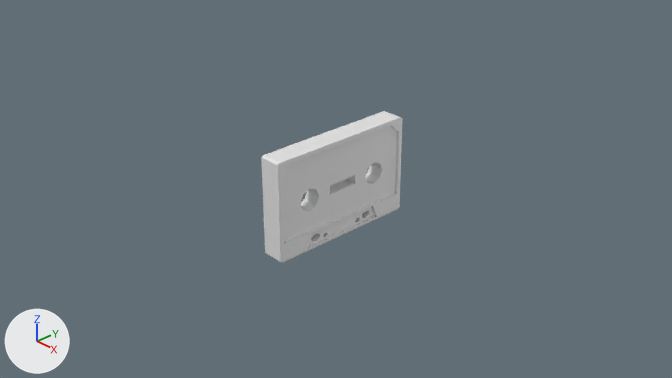
An edit to the Blender file Assets/Models/blend/kasette.blend, drawn before and after from the same camera.
Camera for both pictures: the file's camera 'Camera'. Arrows for +X, +Y and +Z are at lower left; the lights stay in place.

The scene before the commit, as lines of its bpy script (objects in view):
```python
mat_material = principled_material('Material')
mat_material.base_color = (0.8, 0.8, 0.8)  # white #e7e7e7
mat_material.roughness = 0.4
me_cube = bpy.data.meshes.new('Cube')
me_cube.from_pydata(...)  # 594 vertices, 608 faces; spans x -1.0..1.0, y -1.0..1.0, z -1.0..1.0
me_cube.materials.append(mat_material)  # white #e7e7e7
ob_cube = bpy.data.objects.new('Cube', me_cube)
ob_cube.location = (0.0, 0.0, 0.0)
ob_cube.scale = (0.147, 1.0, 0.638)
```
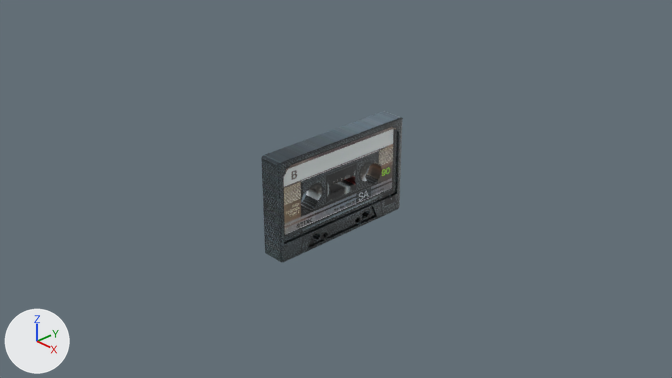
Changed parts and their boxes [x1, y1, x2, y2] in the pictures (672 x 378 px):
'Cube', surface changed
    both: [261, 111, 403, 262]

Diff of the bpy script that builds the scene:
```diff
--- a/Assets/Models/blend/kasette.blend.py
+++ b/Assets/Models/blend/kasette.blend.py
@@ img_cassette_png @@
+img_cassette_png = load_image('cassette.png', '../../Textures/cassette.png', 1024, 1024, 'sRGB')
@@ mat_material @@
 mat_material = principled_material('Material')
-mat_material.base_color = (0.8, 0.8, 0.8)  # white #e7e7e7
+mat_material.texture = img_cassette_png
 mat_material.roughness = 0.4
@@ me_cube @@
 me_cube.from_pydata(...)  # 594 vertices, 608 faces; spans x -1.0..1.0, y -1.0..1.0, z -1.0..1.0
 # used by ob_cube; location = (0.0, 0.0, 0.0); scale = (0.147, 1.0, 0.638)
+# me_cube part 1: texture (UV) coordinates of 608 of 608 faces, centred in x -1.0..1.0, y -1.0..1.0, z -1.0..1.0, changed; they spanned u 0.0..1.0, v -0.02..1.0 and now span u 0.05..0.96, v 0.27..0.84
 me_cube.materials.append(mat_material)
```
